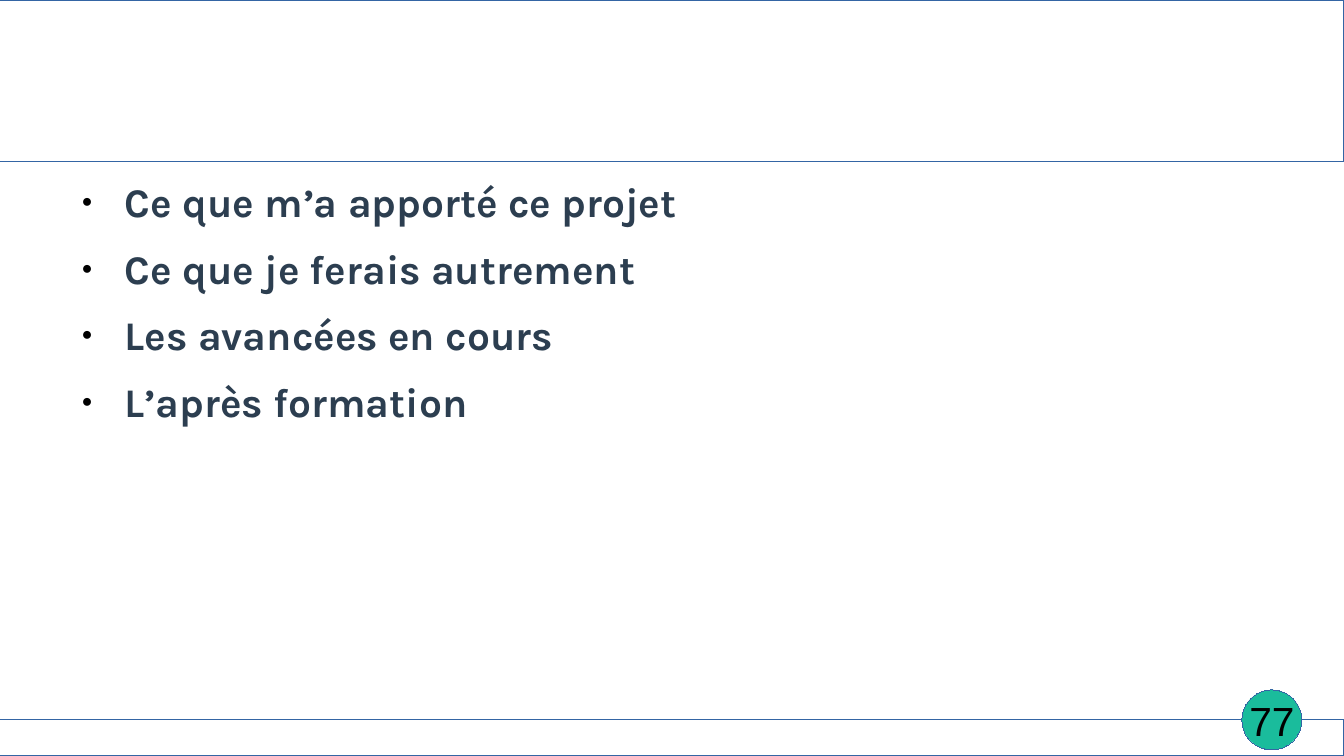
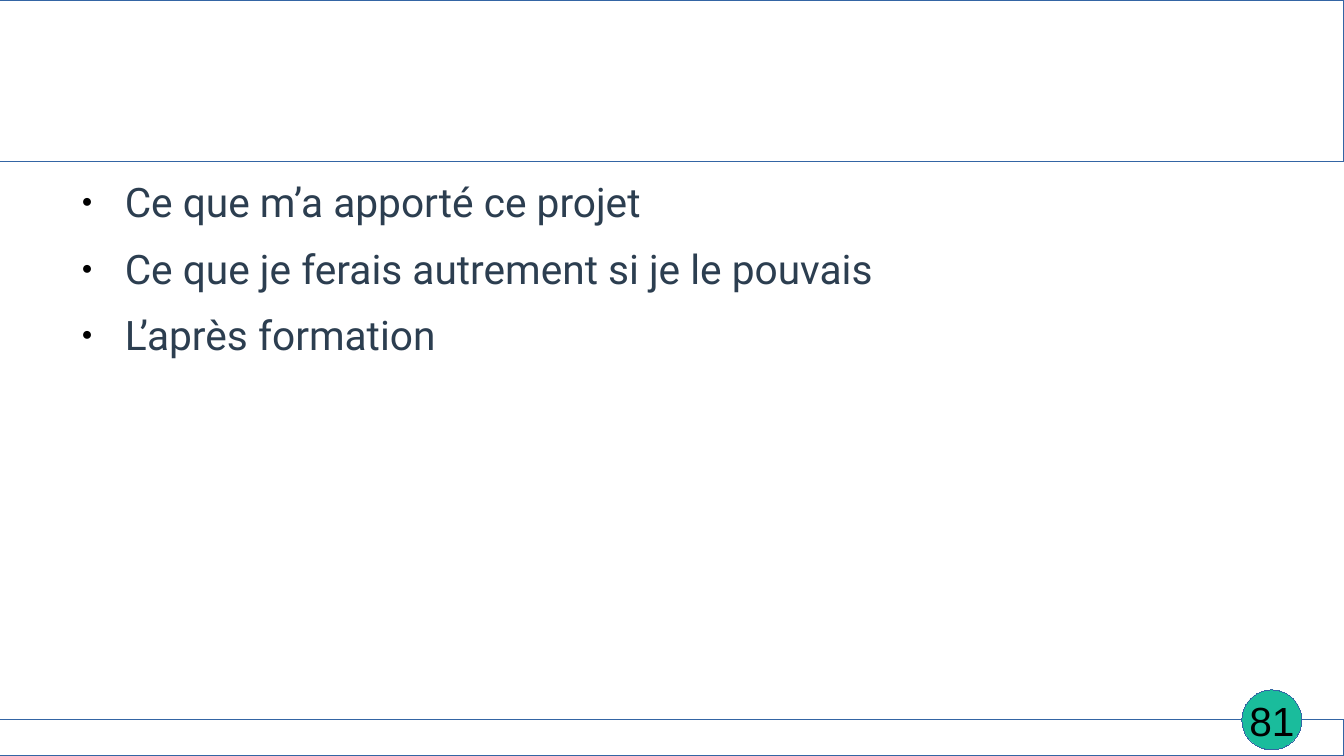
Before and after one commit to EmmaBroudic/Projet-Nooky, a slide deck: slide 81 of doc/Nooky4.odp (slide 77 before the commit). Drawn at 1344x756 pixels with LibreOffice and Linux fonts; fonts in the diff are those of the drawing. Boxes give left, top, right and bottom in pixels: in the first picture for what was removed or moved away, otherwise in the second. Text is boxed around its words. In the diff, an @@ line names an element or a change of style, - is before the commit and + after.

Commit message:
avancées slides, dossier projet et dossier pro + ajouts de tests

```diff
--- a/doc/Nooky4.odp
+++ b/doc/Nooky4.odp
@@ text at [125,186,641,359]: font Karla to Roboto, bold off in "Ce que m’a apporté ce projet", "L’après formation" @@
@@ text at [125,253,873,293]: text changed; font Karla to Roboto; bold off @@
-● Ce que je ferais autrement
-● Les avancées en cours
+● Ce que je ferais autrement si je le pouvais
@@ page number at [1249,707,1294,743]: text changed @@
-77
+81
```
Also in this commit, not shown: 56 other slides changed, 4 slides added, 15 other files.
